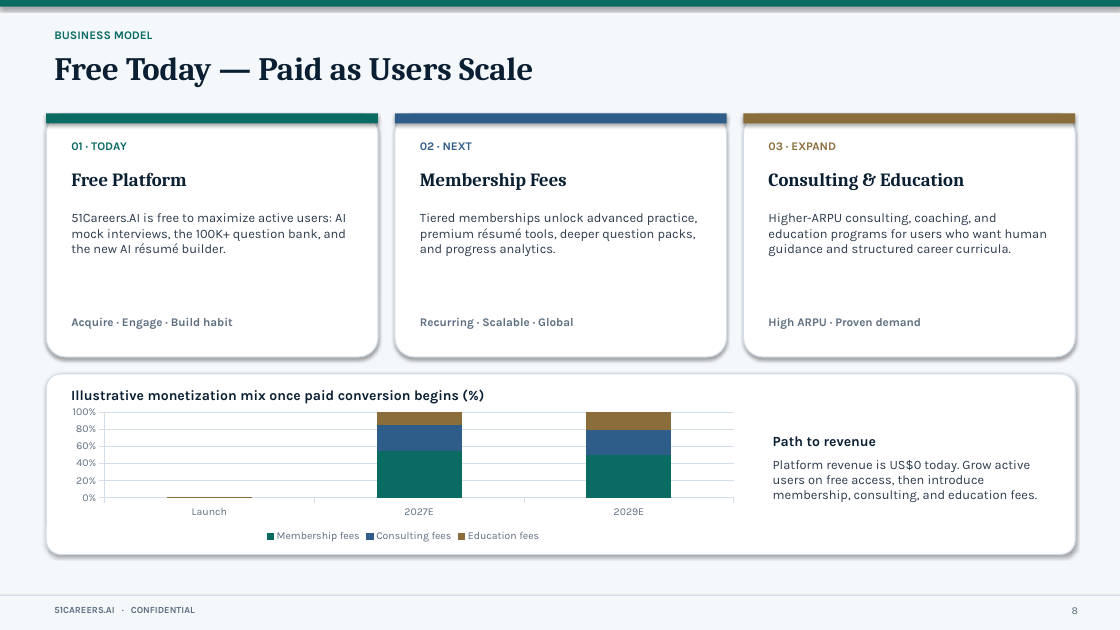
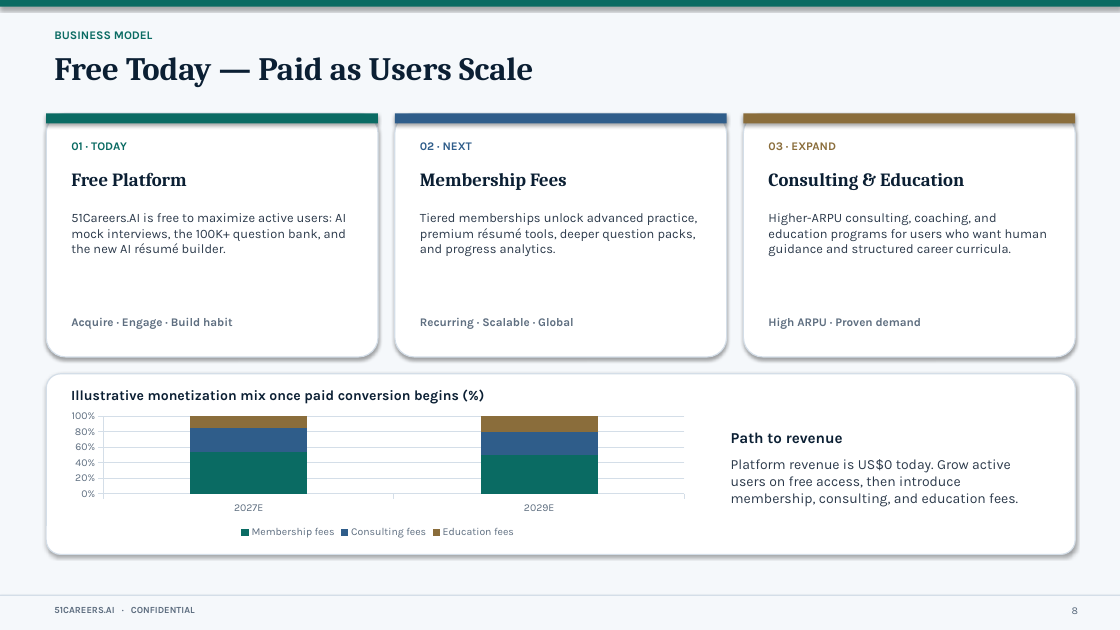
Before and after one commit to anthonyleedu/anthonyleedu, a slide deck: slide 8 of 51Careers_AI_Investor_Presentation.pptx. Drawn at 1120x630 pixels with LibreOffice and Linux fonts; fonts in the diff are those of the drawing. Boxes give left, top, right and bottom in pixels: in the first picture for what was removed or moved away, otherwise in the second. Text is boxed around its words. In the diff, an @@ line names an element or a change of style, - is before the commit and + after.

```diff
--- a/51Careers_AI_Investor_Presentation.pptx
+++ b/51Careers_AI_Investor_Presentation.pptx
@@ column stacked 100% chart at box(59, 408, 697, 542) @@
-categories: Launch, 2027E, 2029E
+categories: 2027E, 2029E
-Membership fees: 0, 55, 50
+Membership fees: 55, 50
-Consulting fees: 0, 30, 30
+Consulting fees: 30, 30
-Education fees: 0, 15, 20
+Education fees: 15, 20
@@ column stacked 100% chart: place and size @@
-column stacked 100% chart at box(59, 403, 748, 546)
+column stacked 100% chart at box(59, 408, 697, 542)
@@ text "Path to revenue": place and size @@
-text "Path to revenue" at box(773, 436, 1037, 502)
+text "Path to revenue" at box(731, 432, 1018, 507)
@@ text "Path to revenue" at box(731, 432, 1018, 507): size 12 to 13 pt in "Path to revenue"; size 11 to 12 pt in "Platform revenue is US$0 today. Grow active ..."; more space between paragraphs @@
```
Also in this commit, not shown: 11 other slides changed, 1 other file.
